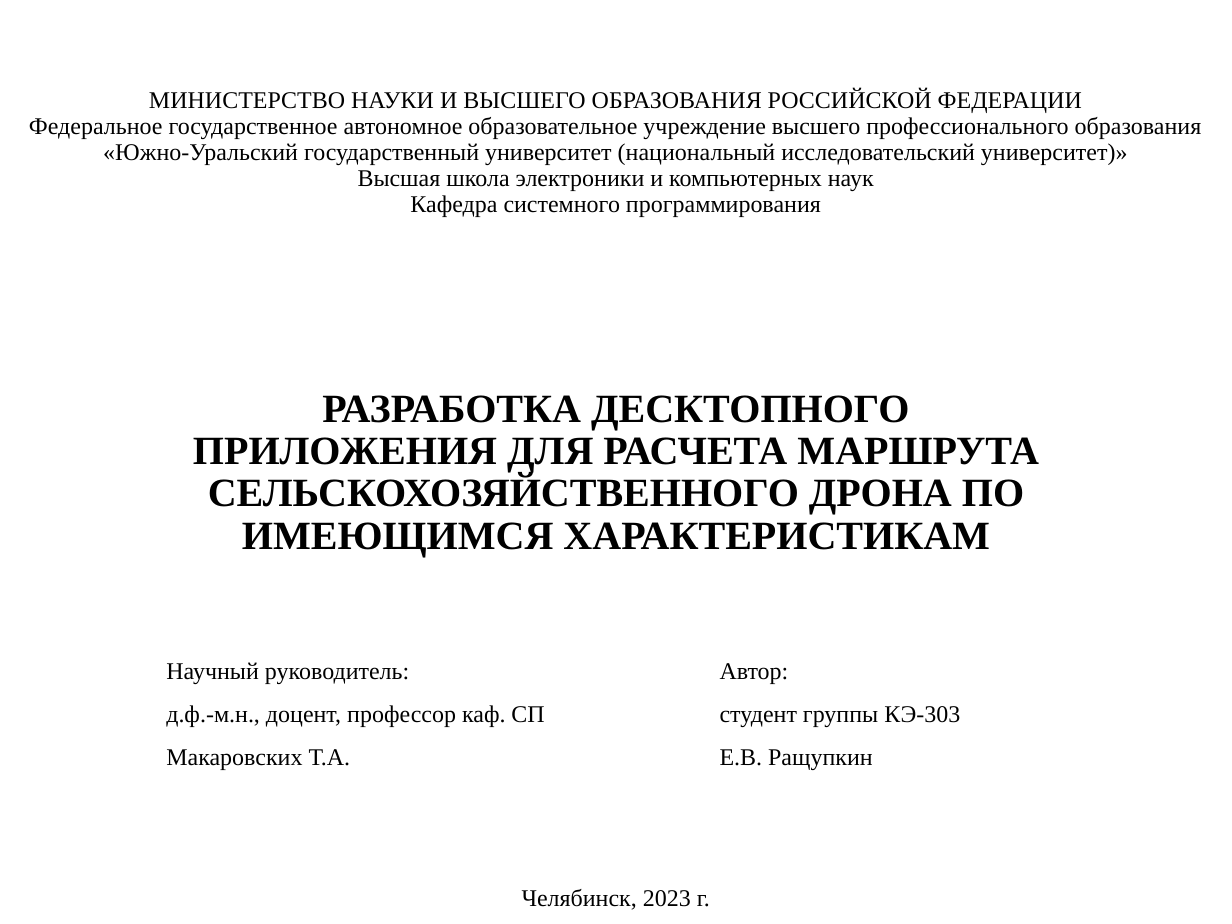
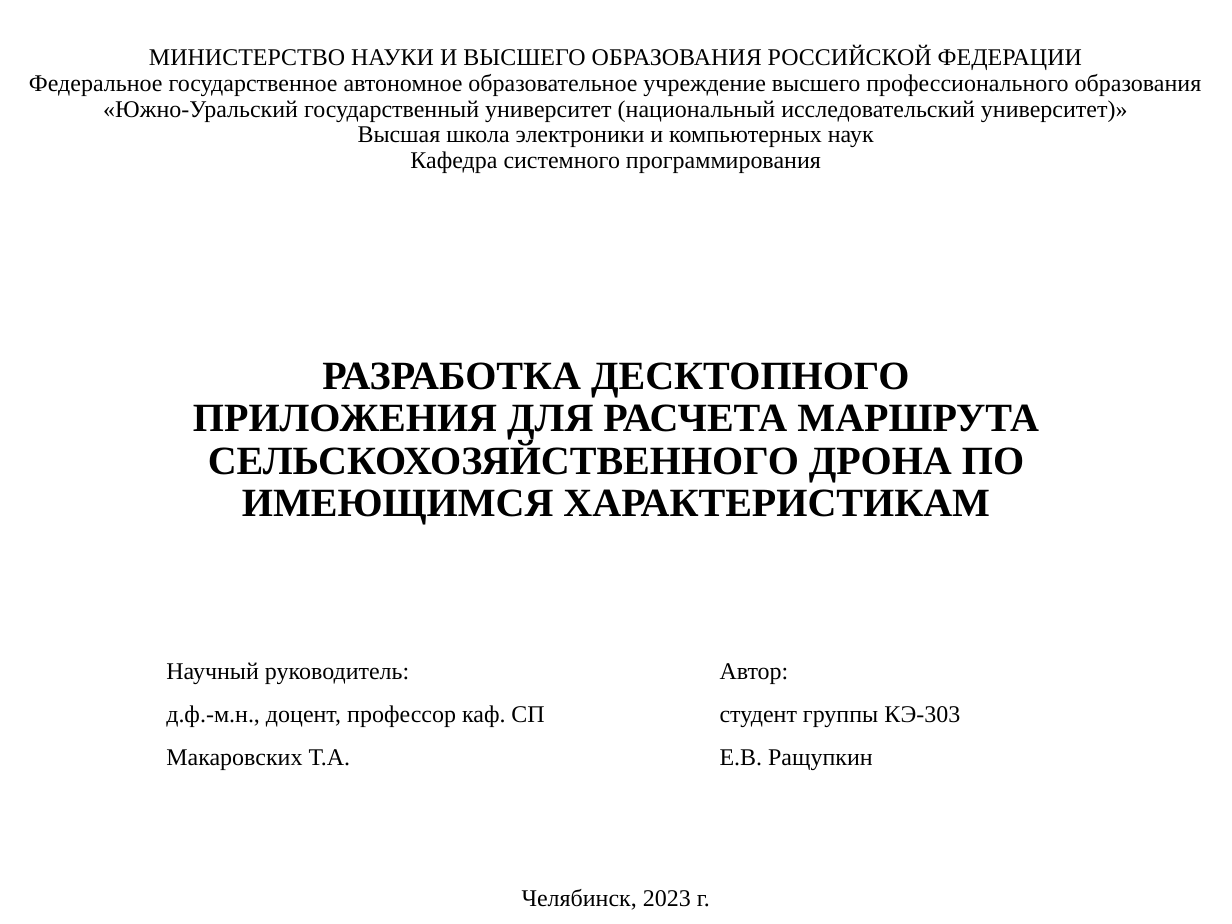
Before and after one commit to evgenkot/uav-route-calculation, a slide deck: slide 1 of doc/Raschupkin_EV_UAV_Route_Planning.pptx. Drawn at 1232x924 pixels with LibreOffice and Linux fonts; fonts in the diff are those of the drawing. Boxes give left, top, right and bottom in pixels: in the first picture for what was removed or moved away, otherwise in the second. Text is boxed around its words. In the diff, an @@ line names an element or a change of style, - is before the commit and + after.

```diff
--- a/doc/Raschupkin_EV_UAV_Route_Planning.pptx
+++ b/doc/Raschupkin_EV_UAV_Route_Planning.pptx
@@ subtitle "МИНИСТЕРСТВО НАУКИ И ВЫСШЕГО ОБРАЗОВАНИЯ ...": place and size @@
-subtitle "МИНИСТЕРСТВО НАУКИ И ВЫСШЕГО ОБРАЗОВАНИЯ ..." at (29,89,1202,217)
+subtitle "МИНИСТЕРСТВО НАУКИ И ВЫСШЕГО ОБРАЗОВАНИЯ ..." at (29,46,1202,173)
@@ title "РАЗРАБОТКА ДЕСКТОПНОГО ПРИЛОЖЕНИЯ ДЛЯ РАСЧЕТА ...": place and size @@
-title "РАЗРАБОТКА ДЕСКТОПНОГО ПРИЛОЖЕНИЯ ДЛЯ РАСЧЕТА ..." at (193,395,1039,556)
+title "РАЗРАБОТКА ДЕСКТОПНОГО ПРИЛОЖЕНИЯ ДЛЯ РАСЧЕТА ..." at (193,362,1039,524)
```
Also in this commit, not shown: 1 other slide changed, 10 slides added, 2 slides removed.
